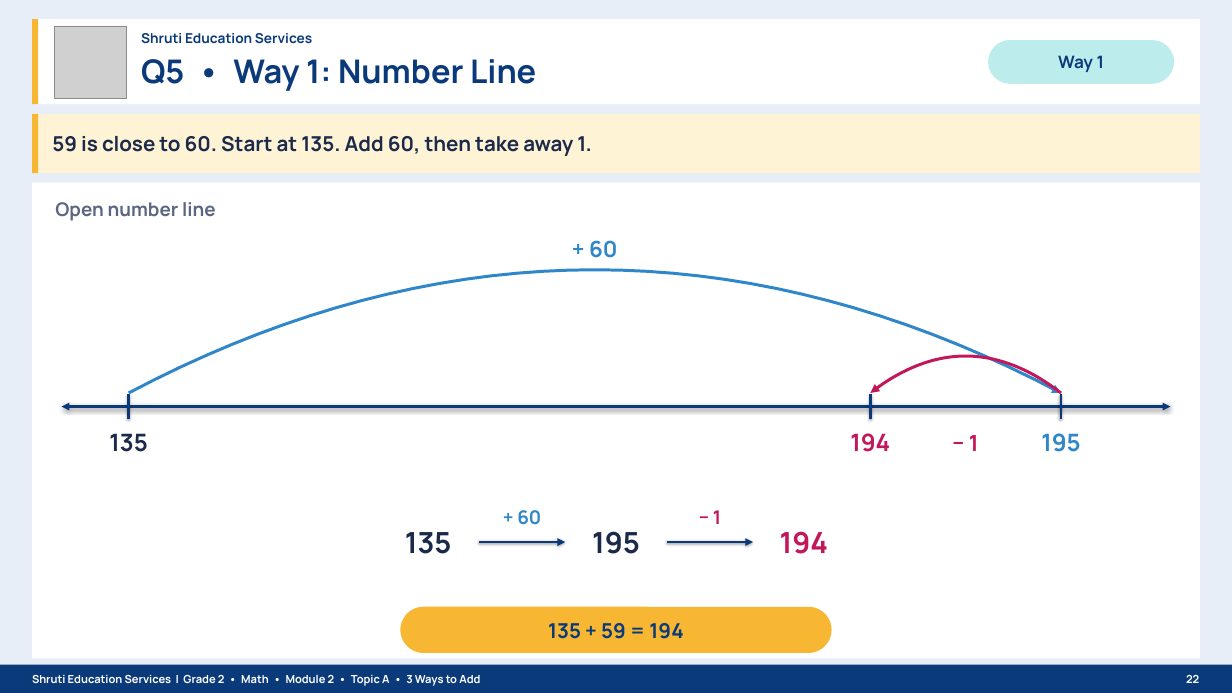
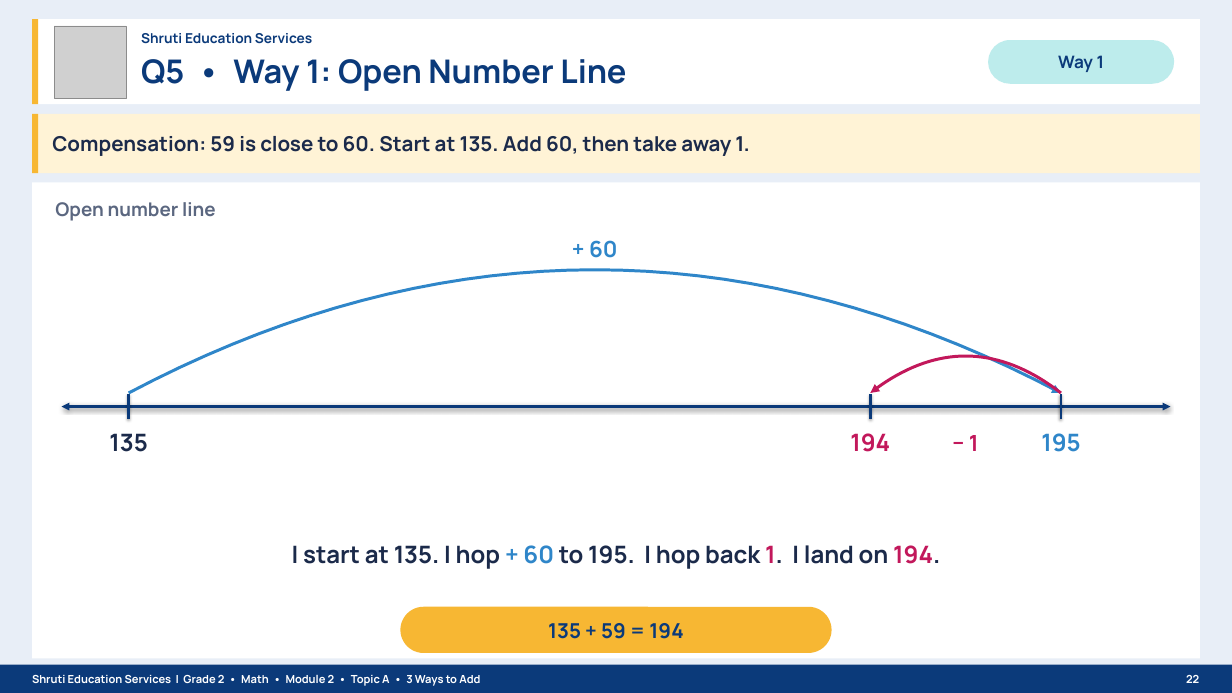
Before and after one commit to naazshru/project-duplication, a slide deck: slide 22 of Grade2_EM2_M2_TopicA_Lessons1-4_3_Ways_to_Add_Shruti_Education_Services.pptx. Drawn at 1232x693 pixels with LibreOffice and Linux fonts; fonts in the diff are those of the drawing; grey boxes stand for pictures. Boxes give left, top, right and bottom in pixels: in the first picture for what was removed or moved away, otherwise in the second. Text is boxed around its words. In the diff, an @@ line names an element or a change of style, - is before the commit and + after.

```diff
--- a/Grade2_EM2_M2_TopicA_Lessons1-4_3_Ways_to_Add_Shruti_Education_Services.pptx
+++ b/Grade2_EM2_M2_TopicA_Lessons1-4_3_Ways_to_Add_Shruti_Education_Services.pptx
@@ text at [141, 59, 626, 91]: text changed @@
-Q5 • Way 1: Number Line
+Q5 • Way 1: Open Number Line
@@ text at [52, 136, 749, 156]: text changed @@
-59 is close to 60. Start at 135. Add 60, then take away 1.
+Compensation: 59 is close to 60. Start at 135. Add 60, then take away 1.
@@ text removed at [405, 532, 452, 554] @@
-135
@@ text removed at [517, 510, 541, 525] @@
-+ 60
@@ text removed at [592, 531, 640, 554] @@
-195
@@ text removed at [713, 510, 721, 524] @@
-− 1
@@ text removed at [780, 531, 828, 554] @@
-194
@@ text added at [292, 545, 940, 569], 28 pt, text #1B2A4A, bold @@
+I start at 135. I hop + 60 to 195. I hop back 1. I land on 194.
@@ arrow removed from (479, 542) to (565, 542) @@
@@ arrow removed from (667, 542) to (753, 542) @@
```
Also in this commit, not shown: 30 other slides changed, 10 slides added, 10 slides removed, 1 other file.
